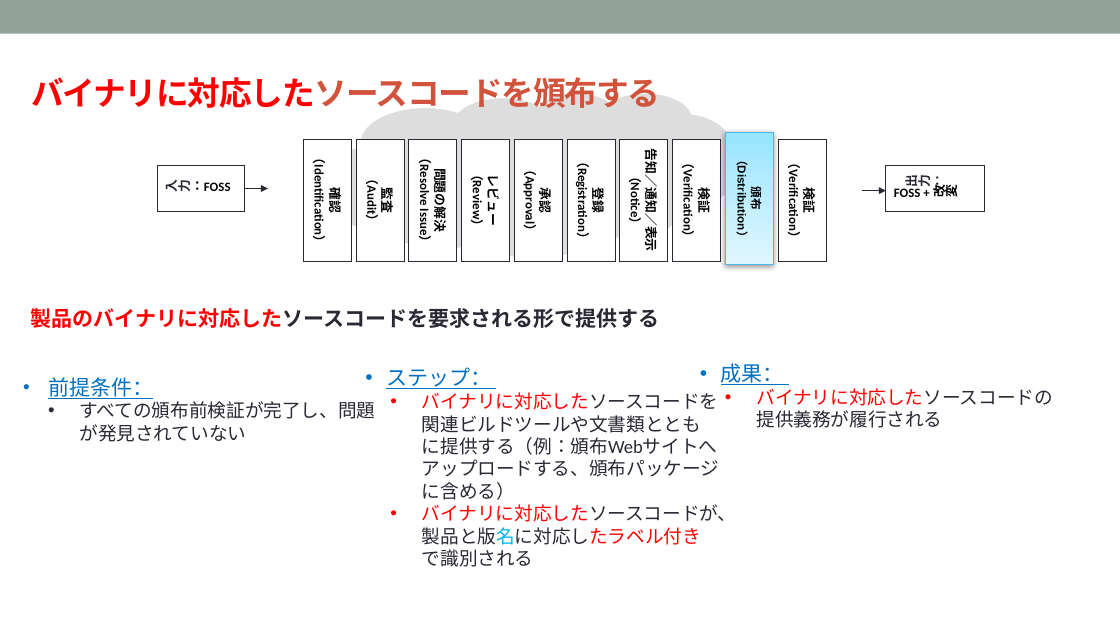
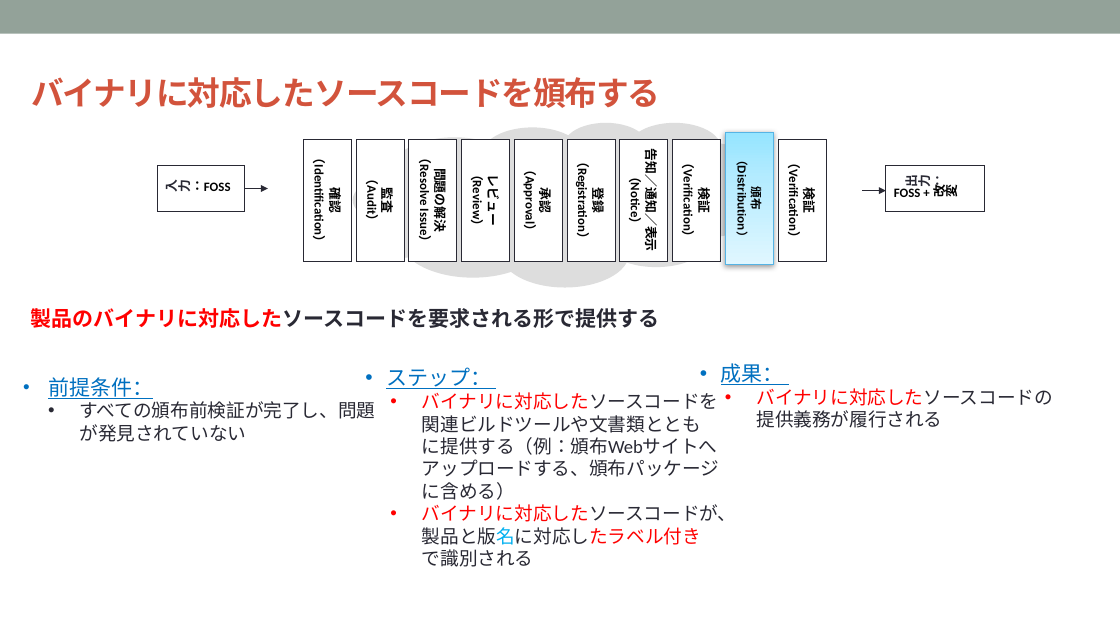
Before and after one commit to OpenChain-Project/Curriculum-Translation-JP, a slide deck: slide 63 of RC/openchain-curriculum-release-2-jp_rc1.0.pptx. Drawn at 1120x630 pixels with LibreOffice and Linux fonts; fonts in the diff are those of the drawing; background and template pictures are left out. Boxes give left, top, right and bottom in pixels: in the first picture for what was removed or moved away, otherwise in the second. Text is boxed around its words. In the diff, an @@ line names an element or a change of style, - is before the commit and + after.

```diff
--- a/RC/openchain-curriculum-release-2-jp_rc1.0.pptx
+++ b/RC/openchain-curriculum-release-2-jp_rc1.0.pptx
@@ text "バイナリに対応したソースコードを頒布する" at bbox=[31, 77, 660, 108]: text colour #FF0000 to #D2533C in "バイナリに対応したソースコードを頒布する" @@
@@ thought cloud: place and size @@
-thought cloud at bbox=[323, 93, 738, 258]
+thought cloud at bbox=[353, 123, 767, 287]
```
Also in this commit, not shown: 10 other slides changed.
